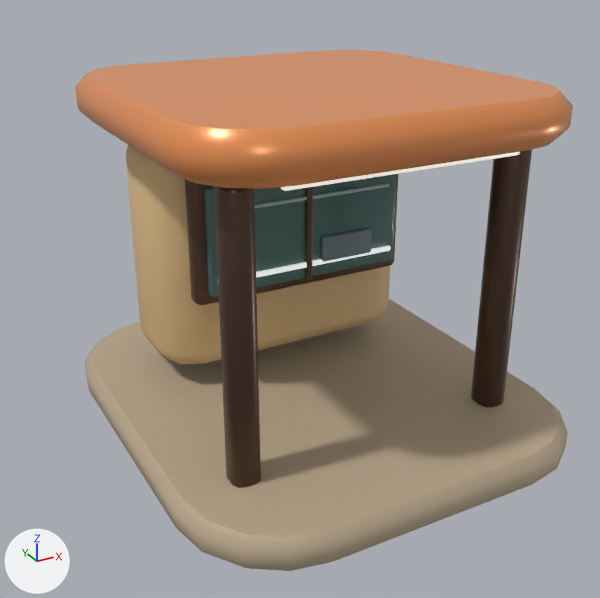
One commit to the glTF model assets/models/regions/valley_workshop_2.glb: the scene before it, then after it.
One viewpoint serves both versions: a 50 mm lens placed at (2.31, -4.09, 3.14), pointed at (4.76, 0.36, 0.92). The lights are fixed; the arrows at lower left show +X, +Y and +Z. The picture after the commit comes second. Vertices at exactly the same position are counted once.

Names of what the first picture shows: 'Workshop2'.
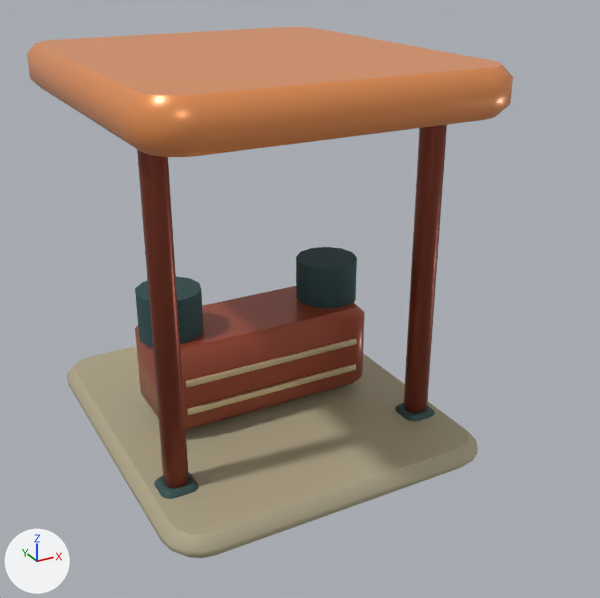
Changed parts and their boxes (x1, y1, x2, y2) in the pictures (600 x 598 px; the box of a moved part takes in the faces that stretch with it):
```json
{"object": "Workshop2", "change": "reshaped", "before": [75, 50, 573, 571], "after": [27, 27, 513, 558]}
{"part": 1, "of": "me_workshop2", "change": "moved or reshaped", "before": [305, 187, 313, 280], "after": [137, 149, 189, 489]}
{"part": 2, "of": "me_workshop2", "change": "moved or reshaped", "before": [254, 183, 389, 208], "after": [187, 364, 356, 415]}
{"part": 3, "of": "me_workshop2", "change": "moved or reshaped", "before": [256, 245, 391, 278], "after": [186, 338, 357, 387]}
{"part": 4, "of": "me_workshop2", "change": "added", "after": [135, 277, 203, 347], "on screen": "cyan"}
{"part": 5, "of": "me_workshop2", "change": "added", "after": [296, 247, 357, 308]}
{"part": 6, "of": "me_workshop2", "change": "rebuilt", "before": [85, 299, 568, 571], "after": [67, 346, 478, 558]}
{"part": 7, "of": "me_workshop2", "change": "rebuilt", "before": [75, 50, 573, 189], "after": [27, 27, 513, 157], "on screen": "6% shorter"}
{"part": 8, "of": "me_workshop2", "change": "added", "after": [154, 472, 199, 499], "on screen": "cyan"}
{"part": 9, "of": "me_workshop2", "change": "added", "after": [395, 403, 435, 421]}
{"part": 10, "of": "me_workshop2", "change": "added", "after": [135, 286, 365, 430], "on screen": "brown"}
{"part": 11, "of": "me_workshop2", "change": "added", "after": [404, 125, 447, 413], "on screen": "red"}
{"part": 12, "of": "me_workshop2", "change": "deleted", "before": [126, 145, 532, 488], "on screen": "brown"}
```

Edits to the scene script, one JSON object a line:
```json
{"op": "add", "block": "mat_rubber", "code": ["mat_rubber = bpy.data.materials.new('Rubber')", "mat_rubber.use_nodes = True; mat_rubber.node_tree.nodes.clear()", "_N = mat_rubber.node_tree.nodes; _L = mat_rubber.node_tree.links", "n0 = _N.new('ShaderNodeBsdfPrincipled'); n0.name = 'Principled BSDF'", "n0.inputs[2].default_value = 0.84  # 'Roughness'", "n1 = _N.new('ShaderNodeOutputMaterial'); n1.name = 'Material Output'", "n2 = _N.new('ShaderNodeVertexColor'); n2.name = 'Color Attribute'", "_L.new(n0.outputs[0], n1.inputs[0])  # 'BSDF' to 'Surface'", "_L.new(n2.outputs[0], n0.inputs[0])  # 'Color' to 'Base Color'"]}
{"block": "me_workshop2", "where": "# used by ob_workshop2; location = (0.0, 0.0, 0.0)"}
{"op": "remove", "block": "me_workshop2", "code": "me_workshop2.from_pydata(...)  # 880 vertices, 1712 faces; spans x 3.54..6.26, y -1.08..2.04, z 0.0..2.32"}
{"op": "add", "block": "me_workshop2", "code": "me_workshop2.from_pydata(...)  # 784 vertices, 1516 faces; spans x 3.42..5.58, y -0.73..1.75, z 0.0..2.51"}
{"block": "me_workshop2", "change": "me_workshop2 part 1: the loose piece of 72 vertices spanning x 4.88..4.92, y 0.47..0.51, z 0.99..1.72 is scaled about its middle by (3.11, 3.11, 3.25), then moved by (-1.26, -0.66, -0.16)"}
{"block": "me_workshop2", "change": "me_workshop2 part 2: the loose piece of 72 vertices spanning x 4.27..5.53, y 0.48..0.51, z 1.55..1.57 is moved by (-0.4, -0.28, -1.18), in mat_metal"}
{"block": "me_workshop2", "change": "me_workshop2 part 3: the loose piece of 72 vertices spanning x 4.24..5.57, y 0.48..0.51, z 1.08..1.11 is scaled about its middle by (0.941, 0.821, 1.26), then moved by (-0.4, -0.27, -0.51), in mat_metal"}
{"block": "me_workshop2", "change": "me_workshop2 part 4: a new loose piece, a 12-sided cylinder along z spanning x 3.71..4.13, y 0.35..0.77, z 0.77..1.09, in mat_rubber"}
{"block": "me_workshop2", "change": "me_workshop2 part 5: a new loose piece, a 12-sided cylinder along z spanning x 4.87..5.29, y 0.35..0.77, z 0.77..1.09, in mat_rubber"}
{"block": "me_workshop2", "change": "me_workshop2 part 6: the loose piece of 80 vertices spanning x 3.54..6.26, y -1.08..2.04, z 0.0..0.22 is rebuilt with 80 vertices and now spans x 3.42..5.58, y -0.73..1.75, z 0.0..0.16"}
{"block": "me_workshop2", "change": "me_workshop2 part 7: the loose piece of 80 vertices spanning x 3.64..6.16, y -0.77..1.73, z 2.04..2.32 is rebuilt with 80 vertices and now spans x 3.42..5.58, y -0.73..1.75, z 2.23..2.51"}
{"block": "me_workshop2", "change": "me_workshop2 part 8: a new loose piece of 80 vertices spanning x 3.52..3.75, y -0.29..-0.05, z 0.01..0.19, in mat_ceramic"}
{"block": "me_workshop2", "change": "me_workshop2 part 9: a new loose piece of 80 vertices spanning x 5.25..5.48, y -0.29..-0.05, z 0.01..0.19, in mat_ceramic"}
{"block": "me_workshop2", "change": "me_workshop2 part 10: a new loose piece of 80 vertices spanning x 3.75..5.25, y 0.23..0.89, z 0.2..0.8, in mat_paint"}
{"block": "me_workshop2", "change": "me_workshop2 part 11: a new loose piece of 72 vertices spanning x 5.29..5.43, y -0.24..-0.1, z 0.0..2.37, in mat_metal"}
{"block": "me_workshop2", "change": "me_workshop2 part 12: 7 loose pieces with 504 vertices, spanning x 3.89..5.91, y -0.61..1.59, z 0.03..2.05, are deleted"}
{"block": "me_workshop2", "change": "other edits to the shape of me_workshop2 do not show in these pictures"}
{"op": "remove", "block": "me_workshop2", "code": "me_workshop2.materials.append(mat_tint)"}
{"op": "add", "block": "me_workshop2", "code": "me_workshop2.materials.append(mat_rubber)"}
```
